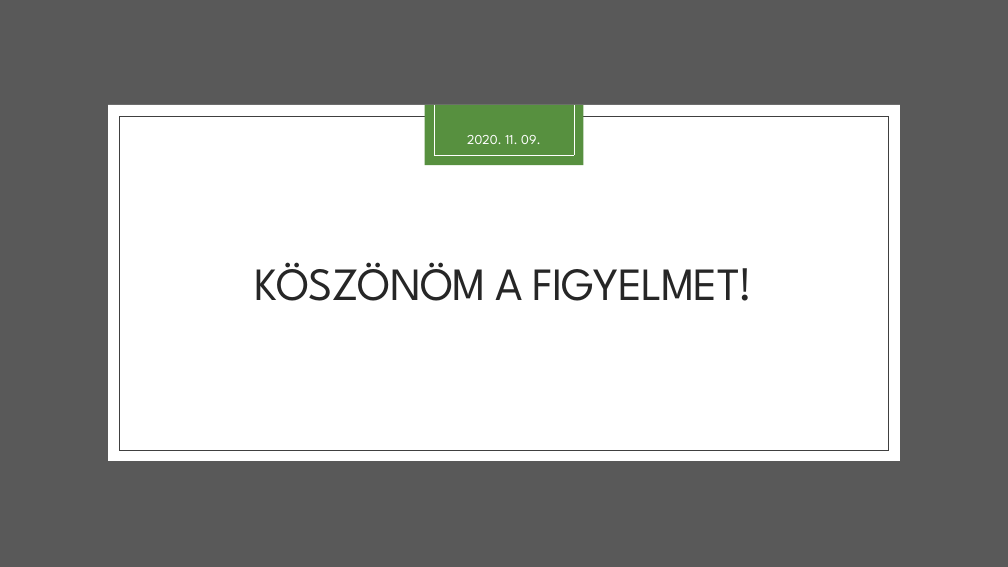
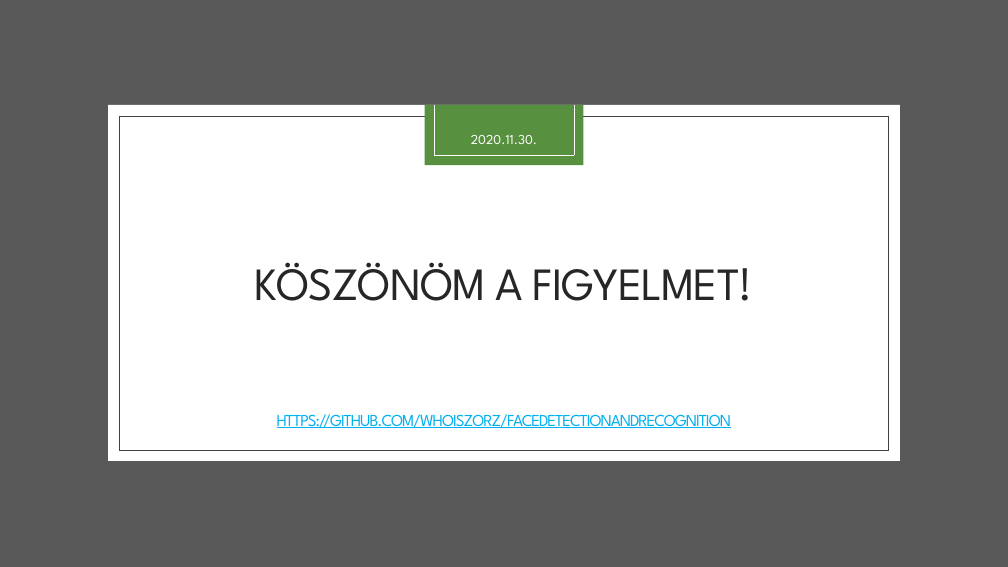
Before and after one commit to whoisZORZ/FaceDetectionAndRecognition, a slide deck: slide 10 of presentation_HU/FaceDetectionAndRecognition_HU.pptx. Drawn at 1008x567 pixels with LibreOffice and Linux fonts; fonts in the diff are those of the drawing. Boxes give left, top, right and bottom in pixels: in the first picture for what was removed or moved away, otherwise in the second. Text is boxed around its words. In the diff, an @@ line names an element or a change of style, - is before the commit and + after.

```diff
--- a/presentation_HU/FaceDetectionAndRecognition_HU.pptx
+++ b/presentation_HU/FaceDetectionAndRecognition_HU.pptx
@@ text at <box>471,135,537,144</box>: text changed @@
-2020. 11. 09.
+2020.11.30.
@@ text added at <box>277,414,731,428</box>, 16 pt, text #00B0F0, underline @@
+HTTPS://GITHUB.COM/WHOISZORZ/FACEDETECTIONANDRECOGNITION
```
Also in this commit, not shown: 3 other slides changed, 4 slides added, 4 slides removed.
